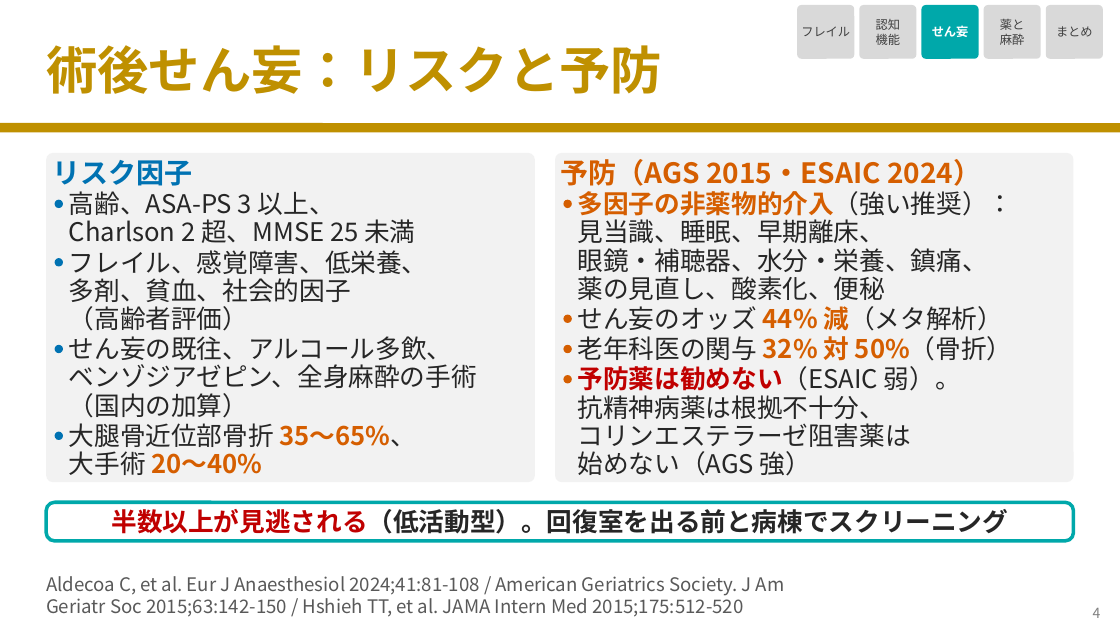
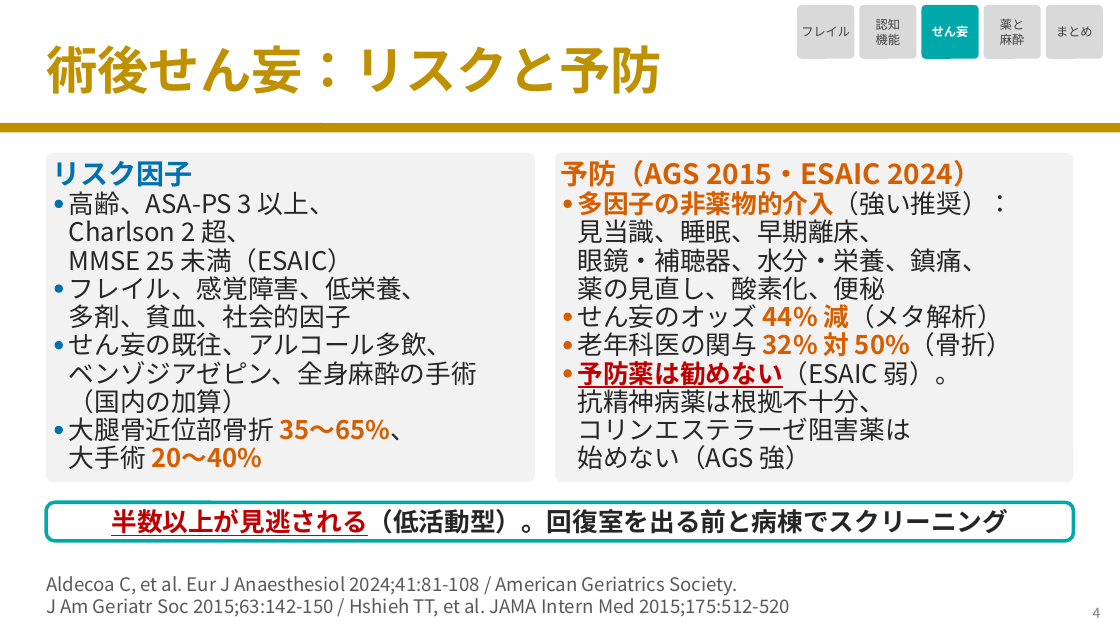
Before and after one commit to nobumitsu-3141/Anes-lecture, a slide deck: slide 5 of slides/4-11_elderly_frailty_cognition/4-11_elderly_frailty_cognition.pptx. Drawn at 1120x630 pixels with LibreOffice and Linux fonts; fonts in the diff are those of the drawing. Boxes give left, top, right and bottom in pixels: in the first picture for what was removed or moved away, otherwise in the second. Text is boxed around its words. In the diff, an @@ line names an element or a change of style, - is before the commit and + after.

```diff
--- a/slides/4-11_elderly_frailty_cognition/4-11_elderly_frailty_cognition.pptx
+++ b/slides/4-11_elderly_frailty_cognition/4-11_elderly_frailty_cognition.pptx
@@ text at (x1=69, y1=219, x2=252, y2=243): text changed @@
-Charlson 2 超、MMSE 25 未満
+Charlson 2 超、
@@ text added at (x1=69, y1=248, x2=353, y2=273), 22 pt, text #262626 @@
+MMSE 25 未満（ESAIC）
@@ 2 texts, 1 ellipse moved together from (x1=55, y1=250, x2=428, y2=302) to (x1=55, y1=272, x2=428, y2=333) @@
@@ text removed at (x1=69, y1=306, x2=248, y2=331) @@
-（高齢者評価）
@@ text "予防薬は勧めない（ESAIC 弱）。" at (x1=578, y1=356, x2=961, y2=388): underline on in "予防薬は勧めない（ESAIC" @@
@@ 8 texts, 4 ellipses moved together from (x1=55, y1=336, x2=1012, y2=476) to (x1=55, y1=328, x2=1012, y2=470) @@
@@ rounded rectangle "半数以上が見逃される（低活動型）。回復室を出る前と病棟でスクリーニング" at (x1=46, y1=502, x2=1074, y2=541): underline on in "半数以上が見逃される（低活動型）。回復室を出る前と病棟でスクリーニング" @@
@@ text at (x1=46, y1=576, x2=790, y2=617): spaces changed @@
-Aldecoa C, et al. Eur J Anaesthesiol 2024;41:81-108 / American Geriatrics Society. J Am
-Geriatr Soc 2015;63:142-150 / Hshieh TT, et al. JAMA Intern Med 2015;175:512-520
+Aldecoa C, et al. Eur J Anaesthesiol 2024;41:81-108 / American Geriatrics Society.
+J Am Geriatr Soc 2015;63:142-150 / Hshieh TT, et al. JAMA Intern Med 2015;175:512-520
```
Also in this commit, not shown: 6 other slides changed, 1 other file.
